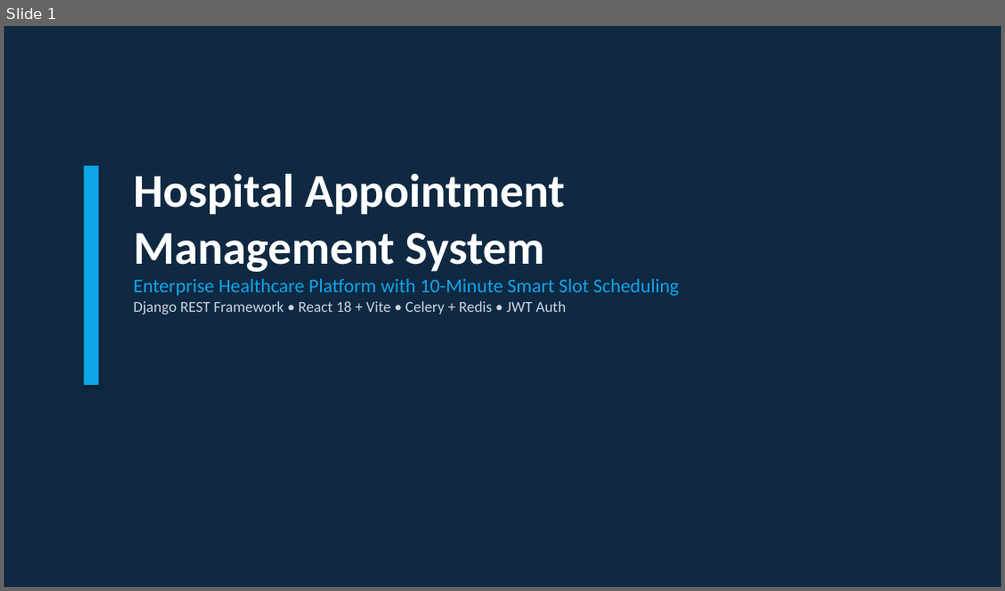
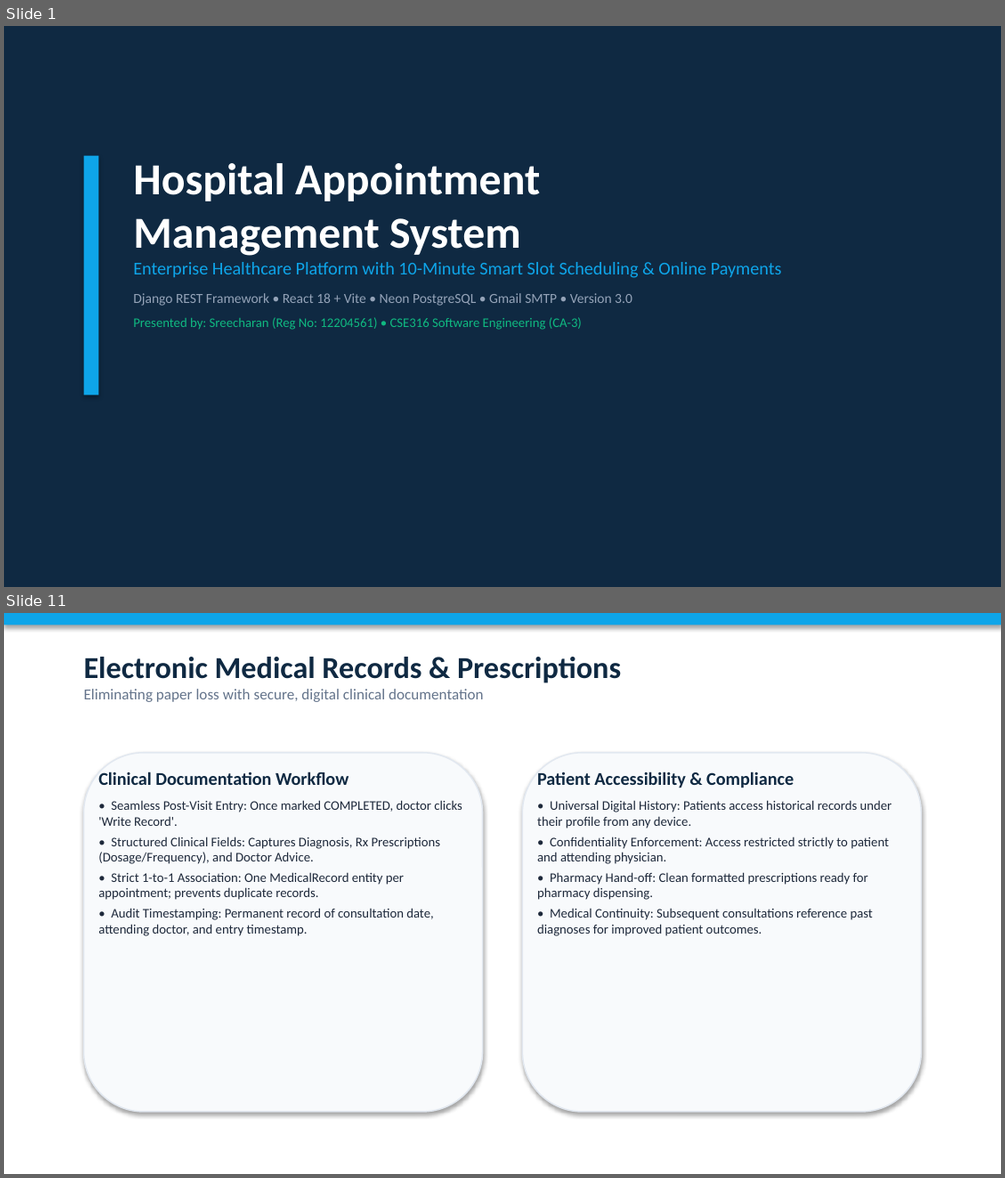
Before and after one commit to Sreecharan01/Hospital-Management-System, a slide deck: hospital_management_system.pptx. Shown one above the other, each under a label of ours: slide 1 before the commit, slides 1 and 11 after it; the slides between them are not shown. The pictures are 1005x591 and 1005x1178 pixels, drawn with LibreOffice and Linux fonts; fonts in the diff are those of the drawing. Boxes give left, top, right and bottom in pixels: in the first picture for what was removed or moved away, otherwise in the second. Text is boxed around its words. In the diff, an @@ line names an element or a change of style, - is before the commit and + after.

Commit message:
feat(presentation): update 16-slide PPTX with INR payments, 50% refund, live Gmail SMTP, and cloud deployment

```diff
--- a/hospital_management_system.pptx
+++ b/hospital_management_system.pptx
@@ slide 11 added at (4, 613, 1001, 1174), background #FFFFFF @@
@@ rectangle added at (4, 613, 1001, 625), fill #0EA5E9 @@
@@ text added at (84, 657, 621, 702), 11 pt, text #64748B @@
+Electronic Medical Records & Prescriptions
+Eliminating paper loss with secure, digital clinical documentation
@@ rounded rectangle added at (84, 753, 483, 1111), fill #F8FAFC, outline #E2E8F0 1 pt @@
@@ text added at (98, 771, 462, 936), 9.5 pt, text #1E293B @@
+Clinical Documentation Workflow
+• Seamless Post-Visit Entry: Once marked COMPLETED, doctor clicks 'Write Record'.
+• Structured Clinical Fields: Captures Diagnosis, Rx Prescriptions (Dosage/Frequency), and Doctor Advice.
+• Strict 1-to-1 Association: One MedicalRecord entity per appointment; prevents duplicate records.
+• Audit Timestamping: Permanent record of consultation date, attending doctor, and entry timestamp.
@@ rounded rectangle added at (522, 753, 921, 1111), fill #F8FAFC, outline #E2E8F0 1 pt @@
@@ text added at (537, 771, 892, 936), 9.5 pt, text #1E293B @@
+Patient Accessibility & Compliance
+• Universal Digital History: Patients access historical records under their profile from any device.
+• Confidentiality Enforcement: Access restricted strictly to patient and attending physician.
+• Pharmacy Hand-off: Clean formatted prescriptions ready for pharmacy dispensing.
+• Medical Continuity: Subsequent consultations reference past diagnoses for improved patient outcomes.
@@ slide 1 changed as well @@
@@ rectangle: place and size @@
-rectangle at (84, 166, 98, 385)
+rectangle at (84, 156, 98, 394)
@@ text "Hospital Appointment Management System": place and size @@
-text "Hospital Appointment Management System" at (133, 174, 679, 314)
+text "Hospital Appointment Management System" at (133, 163, 782, 329)
@@ text at (133, 163, 540, 256): size 34 to 32 pt in "Hospital Appointment Management System" @@
@@ text at (133, 262, 782, 329): text changed; size 14 to 13 pt @@
-Enterprise Healthcare Platform with 10-Minute Smart Slot Scheduling
-Django REST Framework • React 18 + Vite • Celery + Redis • JWT Auth
+Enterprise Healthcare Platform with 10-Minute Smart Slot Scheduling & Online Payments
+Django REST Framework • React 18 + Vite • Neon PostgreSQL • Gmail SMTP • Version 3.0
+Presented by: Sreecharan (Reg No: 12204561) • CSE316 Software Engineering (CA-3)
```
Also in this commit, not shown: 14 other slides added, 13 slides removed, 1 other file.
